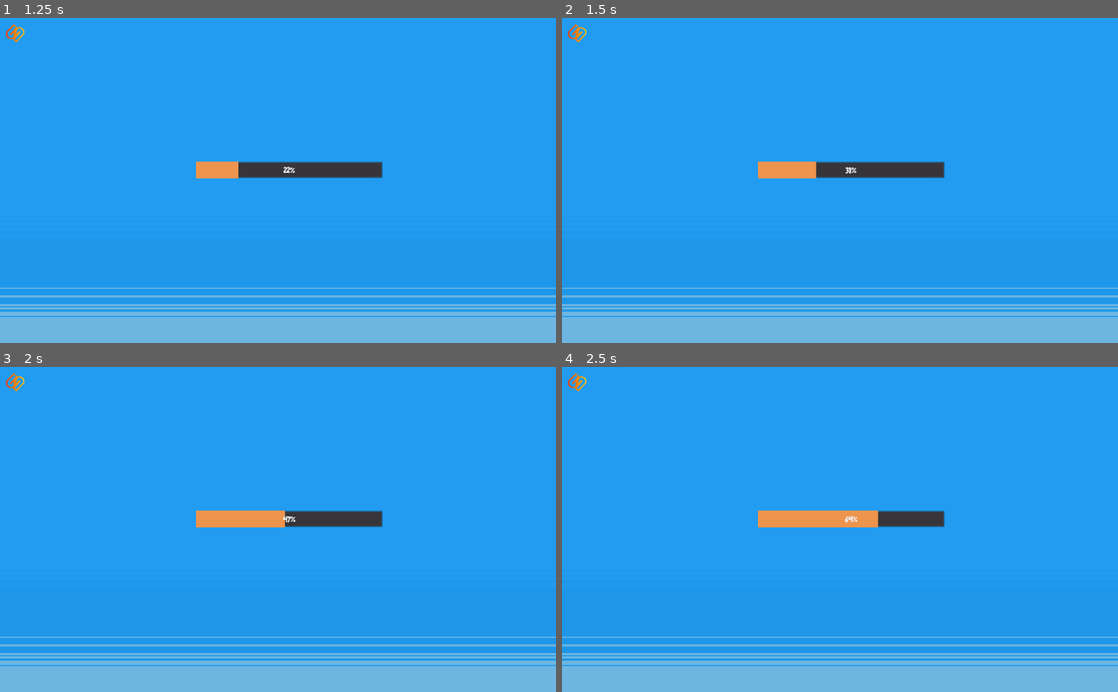
Above: before the commit, frames 1-4 (two rows, left to right).
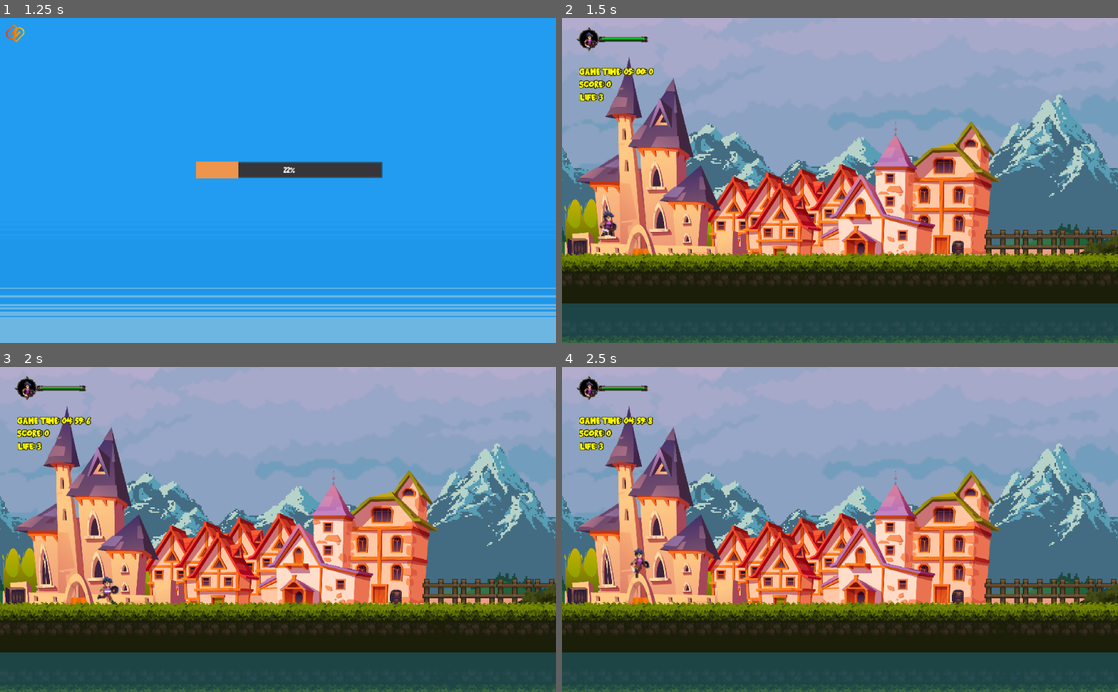
Above: after the commit, the same moments.

Repository: EsperanzaLibre/Proyecto_Final
Game: Godot game, scene res://Scenes/Menu.tscn
Two runs of this game, one before a commit and one after it. Both use one fixed random seed, a clock stepped at 60 frames per second and the inputs below. The engine's default icon, where the game draws it, is replaced by a stand-in: a white triangle on a blue panel in a dark square.
Inputs:
- Up to frame 1 (1.25 s): click "Play" at 0.5 s
- Up to frame 2 (1.5 s): tap Enter (ui_accept) at 1.25 s; hold Right (ui_right) from 1.28 s (still down); tap R at 1.35 s
- Up to frame 3 (2 s): keep holding Right (ui_right); tap Enter (ui_accept) at 1.52 s
- Up to frame 4 (2.5 s): keep holding Right (ui_right); tap R at 2.1 s; tap Enter (ui_accept) at 2.27 s

Frame 1 is identical in both runs. In frame 2, 100% of the frame differs, in the area x 0-100%, y 0-100%; in frame 3, 100%; in frame 4, 100%.

Commit message:
sigue deco en lvl 3

Diff:
--- a/Scenes/Enemies/EnemyAmazon.tscn
+++ b/Scenes/Enemies/EnemyAmazon.tscn
@@ -7,6 +7,7 @@
 [ext_resource path="res://Assets/lifebar_black.png" type="Texture" id=5]
 [ext_resource path="res://Assets/audios/enemy4_hurt_female.mp3" type="AudioStream" id=6]
 [ext_resource path="res://Shaders/flash.tres" type="Shader" id=7]
+[ext_resource path="res://Assets/light.png" type="Texture" id=8]
 
 [sub_resource type="CircleShape2D" id=11]
 radius = 38.2099
@@ -130,6 +131,8 @@
 [sub_resource type="DynamicFont" id=15]
 resource_local_to_scene = true
 size = 14
+outline_size = 1
+outline_color = Color( 0.956863, 0.854902, 0.027451, 1 )
 font_data = SubResource( 19 )
 
 [node name="EnemyAmazon" type="KinematicBody2D" groups=["Enemies"]]
@@ -210,6 +213,11 @@
 [node name="EnemyHurt" type="AudioStreamPlayer" parent="."]
 stream = ExtResource( 6 )
 
+[node name="Light2D" type="Light2D" parent="."]
+texture = ExtResource( 8 )
+texture_scale = 0.1
+color = Color( 0.572549, 0.435294, 0.0196078, 1 )
+
 [connection signal="body_entered" from="PlayerDetector" to="." method="_on_PlayerDetector_body_entered"]
 [connection signal="body_exited" from="PlayerDetector" to="." method="_on_PlayerDetector_body_exited"]
 [connection signal="area_entered" from="EnemyBody" to="." method="_on_EnemyBody_area_entered"]
--- a/Scenes/Enemies/EnemyHuntress.tscn
+++ b/Scenes/Enemies/EnemyHuntress.tscn
@@ -7,6 +7,7 @@
 [ext_resource path="res://Assets/lifebar_black.png" type="Texture" id=5]
 [ext_resource path="res://Assets/audios/enemy1_hurt_female.mp3" type="AudioStream" id=6]
 [ext_resource path="res://Shaders/flash.tres" type="Shader" id=7]
+[ext_resource path="res://Assets/light.png" type="Texture" id=8]
 
 [sub_resource type="CircleShape2D" id=11]
 radius = 179.179
@@ -129,6 +130,8 @@
 
 [sub_resource type="DynamicFont" id=15]
 size = 14
+outline_size = 1
+outline_color = Color( 0.956863, 0.854902, 0.027451, 1 )
 font_data = SubResource( 19 )
 
 [node name="EnemyHuntress" type="KinematicBody2D" groups=["Enemies"]]
@@ -209,6 +212,11 @@
 [node name="EnemyHurt" type="AudioStreamPlayer" parent="."]
 stream = ExtResource( 6 )
 
+[node name="Light2D" type="Light2D" parent="."]
+texture = ExtResource( 8 )
+texture_scale = 0.1
+color = Color( 0.588235, 0.184314, 0.00784314, 1 )
+
 [connection signal="body_entered" from="PlayerDetector" to="." method="_on_PlayerDetector_body_entered"]
 [connection signal="body_exited" from="PlayerDetector" to="." method="_on_PlayerDetector_body_exited"]
 [connection signal="area_entered" from="EnemyBody" to="." method="_on_EnemyBody_area_entered"]
--- a/Scenes/Enemies/EnemySkeleton.tscn
+++ b/Scenes/Enemies/EnemySkeleton.tscn
@@ -8,6 +8,7 @@
 [ext_resource path="res://Shaders/flash.tres" type="Shader" id=6]
 [ext_resource path="res://Assets/fonts/beachday.ttf" type="DynamicFontData" id=7]
 [ext_resource path="res://Assets/audios/enemy3_hurt_male.mp3" type="AudioStream" id=8]
+[ext_resource path="res://Assets/light.png" type="Texture" id=9]
 
 [sub_resource type="ShaderMaterial" id=18]
 shader = ExtResource( 6 )
@@ -116,6 +117,8 @@
 
 [sub_resource type="DynamicFont" id=17]
 size = 14
+outline_size = 1
+outline_color = Color( 0.956863, 0.854902, 0.027451, 1 )
 font_data = ExtResource( 7 )
 
 [node name="EnemySkeleton" type="KinematicBody2D" groups=["Enemies"]]
@@ -195,6 +198,11 @@
 [node name="EnemyHurt" type="AudioStreamPlayer" parent="."]
 stream = ExtResource( 8 )
 
+[node name="Light2D" type="Light2D" parent="."]
+texture = ExtResource( 9 )
+texture_scale = 0.1
+color = Color( 0.027451, 0.270588, 0.52549, 1 )
+
 [connection signal="body_entered" from="PlayerDetector" to="." method="_on_PlayerDetector_body_entered"]
 [connection signal="body_exited" from="PlayerDetector" to="." method="_on_PlayerDetector_body_exited"]
 [connection signal="area_entered" from="EnemyBody" to="." method="_on_EnemyBody_area_entered"]
--- a/Scenes/Levels/Level3.tscn
+++ b/Scenes/Levels/Level3.tscn
@@ -36,6 +36,9 @@
 [ext_resource path="res://Scenes/Deco Anim/FairieRed.tscn" type="PackedScene" id=34]
 [ext_resource path="res://Scenes/Deco Anim/FairieViolet.tscn" type="PackedScene" id=35]
 [ext_resource path="res://Scenes/PowerUp.tscn" type="PackedScene" id=36]
+[ext_resource path="res://Scenes/Enemies/EnemySkeleton.tscn" type="PackedScene" id=37]
+[ext_resource path="res://Scenes/Enemies/EnemyHuntress.tscn" type="PackedScene" id=38]
+[ext_resource path="res://Scenes/Enemies/EnemyHero.tscn" type="PackedScene" id=39]
 
 [sub_resource type="TileSet" id=79]
 0/name = "Grave01.png 0"
@@ -1150,11 +1153,6 @@
 [node name="Darkness" type="CanvasModulate" parent="."]
 color = Color( 0.117647, 0.117647, 0.117647, 1 )
 
-[node name="Portal2" parent="." instance=ExtResource( 8 )]
-position = Vector2( 9605, 285 )
-next_scene_path = "res://Scenes/loadingScene.tscn"
-player_spawn_location = Vector2( 114, 313 )
-
 [node name="ParallaxBackground" type="ParallaxBackground" parent="."]
 scroll_base_scale = Vector2( 0.5, 0 )
 scroll_ignore_camera_zoom = true
@@ -1297,12 +1295,6 @@
 color = Color( 0.85098, 0.72549, 0.6, 1 )
 range_height = 1.0
 
-[node name="Niebla" type="Sprite" parent="."]
-modulate = Color( 0.129412, 0.121569, 0.121569, 0.529412 )
-position = Vector2( 5416.5, 296 )
-scale = Vector2( 28.3568, 3.01852 )
-texture = ExtResource( 13 )
-
 [node name="Path2D" type="Path2D" parent="."]
 position = Vector2( 5959, 197 )
 curve = SubResource( 47 )
@@ -1380,6 +1372,14 @@
 [node name="PowerUp" parent="." instance=ExtResource( 36 )]
 position = Vector2( 2480, 492 )
 
+[node name="PowerUp2" parent="." instance=ExtResource( 36 )]
+position = Vector2( 8342, 495 )
+
+[node name="Portal2" parent="." instance=ExtResource( 8 )]
+position = Vector2( 9707, 288 )
+next_scene_path = "res://Scenes/loadingScene.tscn"
+player_spawn_location = Vector2( 114, 313 )
+
 [node name="Enemies" type="Node2D" parent="."]
 
 [node name="EnemySamurai" parent="Enemies" instance=ExtResource( 25 )]
@@ -1388,8 +1388,73 @@
 collision_mask = 3
 
 [node name="EnemyAmazon" parent="Enemies" instance=ExtResource( 32 )]
-position = Vector2( 683, 372 )
+position = Vector2( 751, 372 )
 collision_layer = 8
 collision_mask = 3
+enemyType = 1
+
+[node name="EnemyAmazon2" parent="Enemies" instance=ExtResource( 32 )]
+position = Vector2( 1749, 375 )
+collision_layer = 8
+collision_mask = 3
+enemyType = 1
+
+[node name="EnemyAmazon3" parent="Enemies" instance=ExtResource( 32 )]
+position = Vector2( 3328, 438 )
+collision_layer = 8
+collision_mask = 3
+enemyType = 1
+
+[node name="EnemyAmazon4" parent="Enemies" instance=ExtResource( 32 )]
+position = Vector2( 4748, 476 )
+collision_layer = 8
+collision_mask = 3
+enemyType = 1
+
+[node name="EnemySkeleton" parent="Enemies" instance=ExtResource( 37 )]
+position = Vector2( 4341, 447 )
+enemyType = 14
+
+[node name="EnemySkeleton2" parent="Enemies" instance=ExtResource( 37 )]
+position = Vector2( 5322, 413 )
+enemyType = 14
+
+[node name="EnemySkeleton3" parent="Enemies" instance=ExtResource( 37 )]
+position = Vector2( 5921, 417 )
+enemyType = 14
+
+[node name="EnemyHuntress" parent="Enemies" instance=ExtResource( 38 )]
+position = Vector2( 7161, 519 )
+enemyType = 6
+
+[node name="EnemyHuntress5" parent="Enemies" instance=ExtResource( 38 )]
+position = Vector2( 7990, 517 )
+enemyType = 6
+
+[node name="EnemyHuntress2" parent="Enemies" instance=ExtResource( 38 )]
+position = Vector2( 6282, 358 )
+enemyType = 6
+
+[node name="EnemyHuntress3" parent="Enemies" instance=ExtResource( 38 )]
+position = Vector2( 3194, 288 )
+enemyType = 6
+
+[node name="EnemyHuntress4" parent="Enemies" instance=ExtResource( 38 )]
+position = Vector2( 1404, 454 )
+enemyType = 6
+
+[node name="EnemyHero" parent="Enemies" instance=ExtResource( 39 )]
+position = Vector2( 7662, 450 )
+enemyType = 5
+
+[node name="EnemyHero2" parent="Enemies" instance=ExtResource( 39 )]
+position = Vector2( 8997, 511 )
+enemyType = 5
+
+[node name="Niebla" type="Sprite" parent="."]
+modulate = Color( 0.129412, 0.121569, 0.121569, 0.529412 )
+position = Vector2( 5416.5, 296 )
+scale = Vector2( 28.3568, 3.01852 )
+texture = ExtResource( 13 )
 
 [connection signal="body_entered" from="Floor/AreaDead" to="." method="_on_AreaDead_body_entered"]
--- a/Scripts/Enemy.gd
+++ b/Scripts/Enemy.gd
@@ -135,9 +135,9 @@
 			$EnemyName.text = "Amazon"
 			hitType = 1
 			hitAnim = 2
-			enemyDamage = 20
-			enemyLife = 100
-			enemyScore = 10
+			enemyDamage = 60
+			enemyLife = 400
+			enemyScore = 70
 		2: #EnemyFireWorm.tscn
 			$EnemyName.text = "Fire Worm"
 			hitType = 2
@@ -160,15 +160,15 @@
 		5: #EnemyHero.tscn
 			$EnemyName.text = "Dark Hero"
 			hitType = 4
-			enemyDamage = 60
-			enemyLife = 450
-			enemyScore = 80
+			enemyDamage = 100
+			enemyLife = 550
+			enemyScore = 110
 		6: #EnemyHuntress.tscn
 			$EnemyName.text = "Huntress"
 			hitType = 4 #el ataque del jefe es aleatorio entre todos los tipos
 			hitAnim = 1
-			enemyDamage = 70
-			enemyLife = 600
+			enemyDamage = 50
+			enemyLife = 300
 			enemyScore = 60
 		7: #EnemyKing.tscn
 			$EnemyName.text = "King Lean"
@@ -215,7 +215,7 @@
 			$EnemyName.text = "Skeleton Warrior"
 			hitType = 0 #el ataque del jefe es aleatorio entre todos los tipos
 			enemyDamage = 70
-			enemyLife = 600
+			enemyLife = 500
 			enemyScore = 130
 		14: #EnemyWarrior.tscn
 			$EnemyName.text = "Renegade Knight"
--- a/Scripts/Global.gd
+++ b/Scripts/Global.gd
@@ -33,7 +33,7 @@
 		player_initial_map_position = Vector2(80, 460)
 		lifes = 3
 		enemyScoreCounter = 0
-		get_tree().change_scene("res://Scenes/Levels/Level.tscn")
+		get_tree().change_scene("res://Scenes/Levels/Level1.tscn")
 
 
 func _on_CreateFloatingTextButtonGlobal(text, x, y, typeText, timeToShow): #texto flotante para mostrar los diferentes mensajes
Not shown: 1 places in Scenes/Enemies/EnemyAmazon.tscn that only renumber resources
Not shown: 1 places in Scenes/Enemies/EnemyHuntress.tscn that only renumber resources
Not shown: 1 places in Scenes/Enemies/EnemySkeleton.tscn that only renumber resources
Not shown: 1 places in Scenes/Levels/Level3.tscn that only renumber resources
